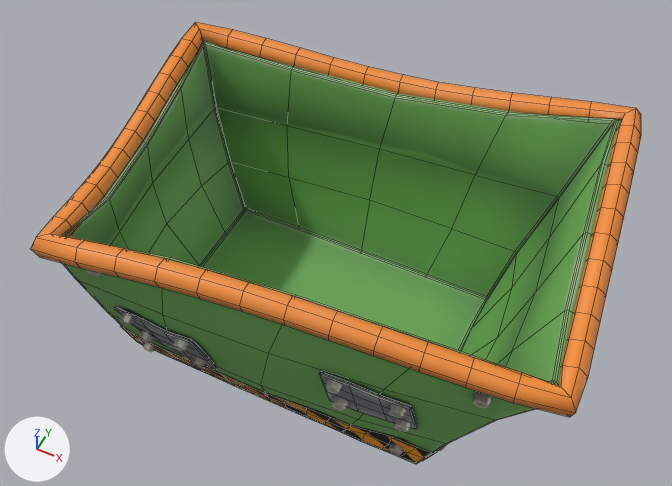
Two versions of the FBX model art/models/StorageCrate/StorageCrate.fbx, one commit apart.
The view is the same before and after, from a 50 mm lens placed at (3.77, -7.04, 10.62), pointed at (0.23, 0.03, 1.79). Arrows for +X, +Y and +Z are at lower left; the lights stay in place. The older version comes first. Mesh edges are drawn as thin lines on the coarser meshes. Where no turn or scale is listed for an object, it has been applied to the vertices.

The older version as bpy lines, for what is in view:
```python
me_bolts_001 = bpy.data.meshes.new('Bolts.001')
me_bolts_001.from_pydata(...)  # 640 vertices, 400 faces; spans x -2.75..3.38, y -2.28..2.3, z 0.21..3.04
me_bolts_001.materials.append(mat_bolt)  # picture img_bolts_shaded_png
me_hazard = bpy.data.meshes.new('Hazard')
me_hazard.from_pydata(...)  # 204 vertices, 128 faces; spans x -2.41..2.47, y -1.69..1.69, z 0.02..0.63
me_hazard.materials.append(mat_hazard)  # picture img_hazard_shaded_png
me_trim = bpy.data.meshes.new('Trim')
me_trim.from_pydata(...)  # 288 vertices, 288 faces; spans x -2.8..3.7, y -2.46..2.47, z 2.63..3.36
me_trim.materials.append(mat_trim)  # picture img_trim_shaded_png
ob_bolts = bpy.data.objects.new('Bolts', me_bolts_001)
ob_bolts.location = (0.0, 0.0, 0.0)
ob_hazard = bpy.data.objects.new('Hazard', me_hazard)
ob_hazard.location = (0.0, 0.0, 0.0)
ob_trim = bpy.data.objects.new('Trim', me_trim)
ob_trim.location = (0.0, 0.0, 0.0)
# also in view: 'Plates' at (0.2, 0.05, 1.53); 'Body' at (0.44, 0.0, 1.63)
```
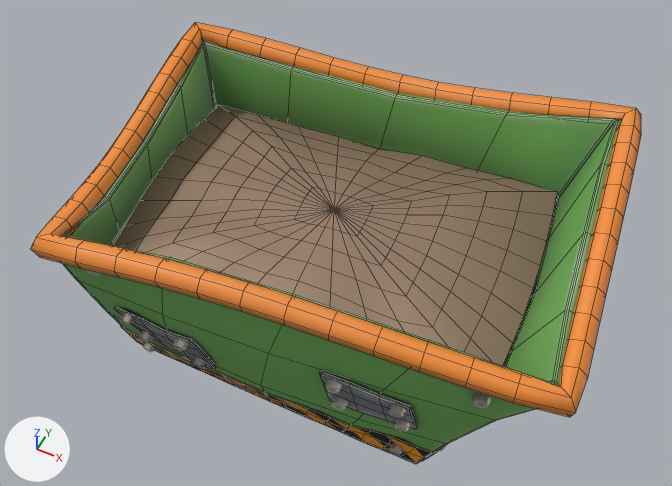
Scene script edits in JSON lines:
```json
{"op": "add", "block": "mat_scrap", "code": ["mat_scrap = principled_material('Scrap')", "mat_scrap.base_color = (0.319, 0.214, 0.147)  # brown #997f6b", "mat_scrap.metallic = 0.3", "mat_scrap.roughness = 0.6"]}
{"op": "add", "block": "me_fill", "code": ["me_fill = bpy.data.meshes.new('Fill')", "me_fill.from_pydata(...)  # 193 vertices, 192 faces; spans x -2.36..2.8, y -1.89..1.89, z 1.97..2.41", "me_fill.materials.append(mat_scrap)  # brown #997f6b"]}
{"op": "add", "block": "ob_fill", "code": ["ob_fill = bpy.data.objects.new('Fill', me_fill)", "ob_fill.location = (0.0, 0.0, 0.0)"]}
```

What differs and where, as boxes [x1, y1, x2, y2] in the pictures (672 x 486 px):
```json
{"object": "Fill", "change": "added", "after": [113, 105, 557, 365], "on screen": "brown"}
```
